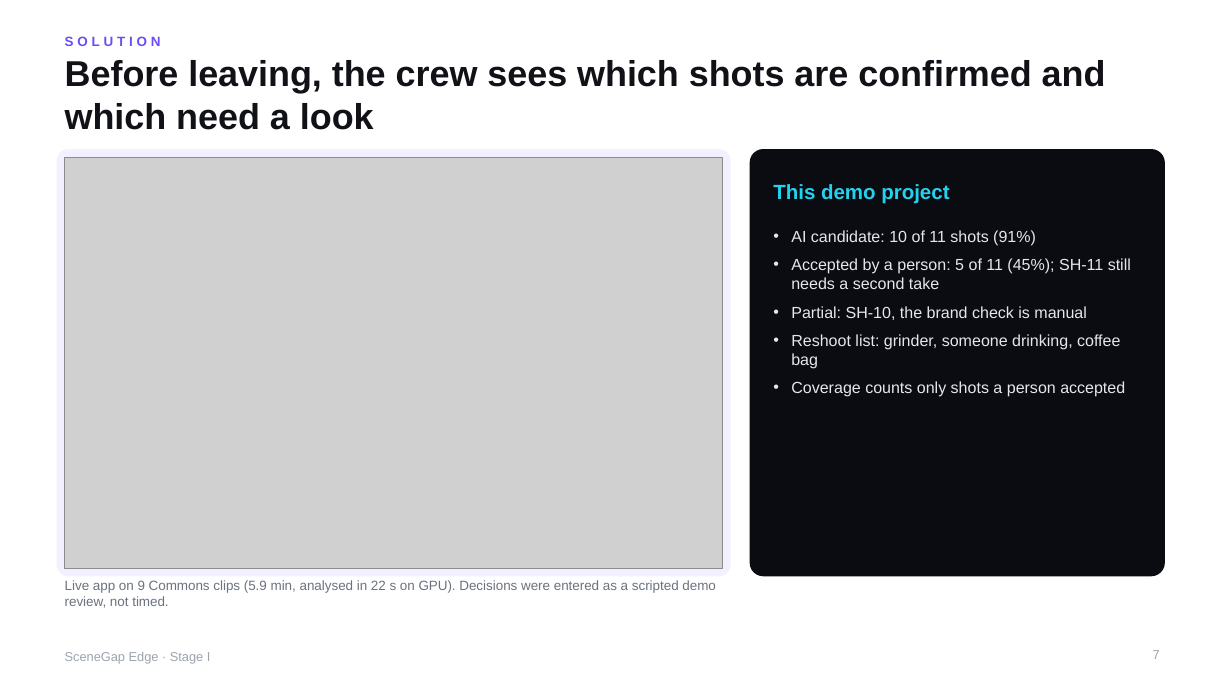
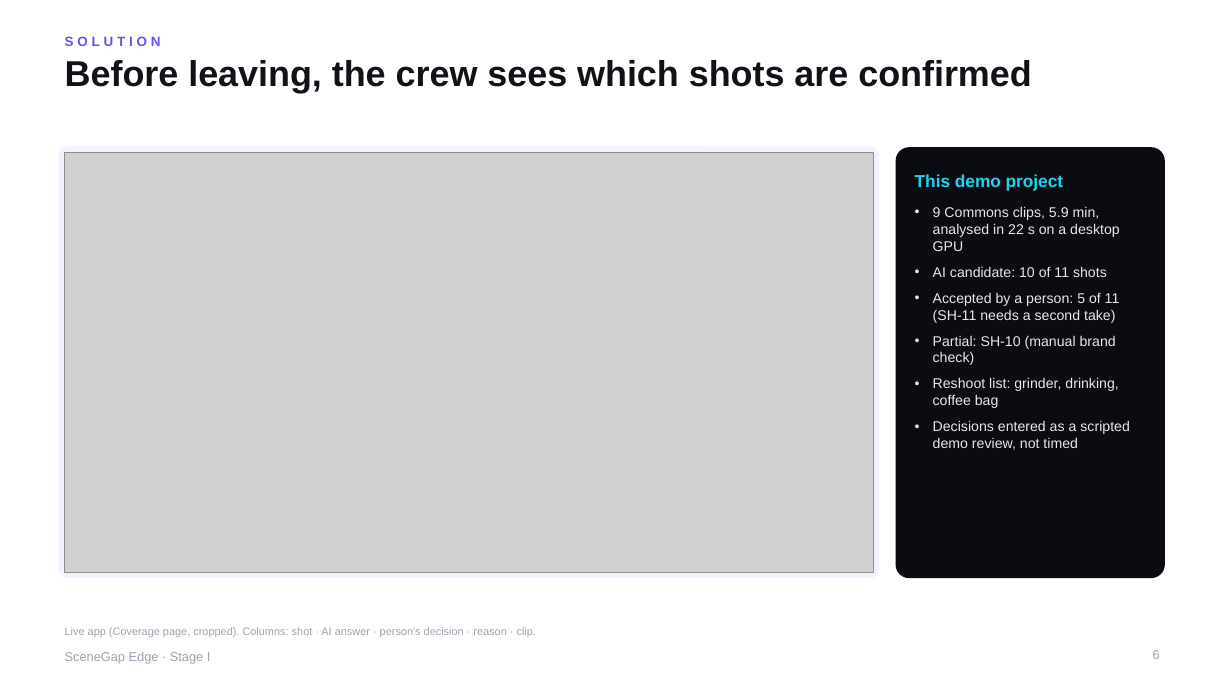
Before and after one commit to yu9bryan/scenegap-edge, a slide deck: slide 6 of docs/deck/SceneGapEdge_StageI_Proposal.pptx (slide 7 before the commit). Drawn at 1232x693 pixels with LibreOffice and Linux fonts; fonts in the diff are those of the drawing; grey boxes stand for pictures. Boxes give left, top, right and bottom in pixels: in the first picture for what was removed or moved away, otherwise in the second. Text is boxed around its words. In the diff, an @@ line names an element or a change of style, - is before the commit and + after.

```diff
--- a/docs/deck/SceneGapEdge_StageI_Proposal.pptx
+++ b/docs/deck/SceneGapEdge_StageI_Proposal.pptx
@@ title at [65,60,1031,93]: text changed @@
-Before leaving, the crew sees which shots are confirmed and which need a look
+Before leaving, the crew sees which shots are confirmed
@@ rounded rectangle: place and size @@
-rounded rectangle at [57,150,730,576]
+rounded rectangle at [59,147,879,578]
@@ rounded rectangle at [59,147,879,578]: proportions changed @@
@@ rounded rectangle at [897,148,1165,578]: proportions changed @@
@@ rounded rectangle: place and size @@
-rounded rectangle at [750,150,1165,576]
+rounded rectangle at [897,148,1165,578]
@@ picture: place and size @@
-picture at [65,157,723,568]
+picture at [65,152,873,572]
@@ text "This demo project": place and size @@
-text "This demo project" at [773,184,949,204]
+text "This demo project" at [915,174,1063,190]
@@ text "This demo project" at [915,174,1063,190]: size 16 to 13.5 pt @@
@@ text at [933,206,1129,450]: text changed; size 12.5 to 11 pt @@
-• AI candidate: 10 of 11 shots (91%)
-• Accepted by a person: 5 of 11 (45%); SH-11 still needs a second take
-• Partial: SH-10, the brand check is manual
-• Reshoot list: grinder, someone drinking, coffee bag
-• Coverage counts only shots a person accepted
+• 9 Commons clips, 5.9 min, analysed in 22 s on a desktop GPU
+• AI candidate: 10 of 11 shots
+• Accepted by a person: 5 of 11 (SH-11 needs a second take)
+• Partial: SH-10 (manual brand check)
+• Reshoot list: grinder, drinking, coffee bag
+• Decisions entered as a scripted demo review, not timed
@@ text removed at [65,580,715,608] @@
-Live app on 9 Commons clips (5.9 min, analysed in 22 s on GPU). Decisions were entered as a scripted demo review, not timed.
@@ text added at [65,627,536,637], 8.5 pt, text #9CA3AF @@
+Live app (Coverage page, cropped). Columns: shot · AI answer · person's decision · reason · clip.
@@ page number at [1153,650,1160,659]: text changed @@
-7
+6
```
Also in this commit, not shown: 8 other slides changed, 2 slides added, 1 slide removed, 19 other files.
